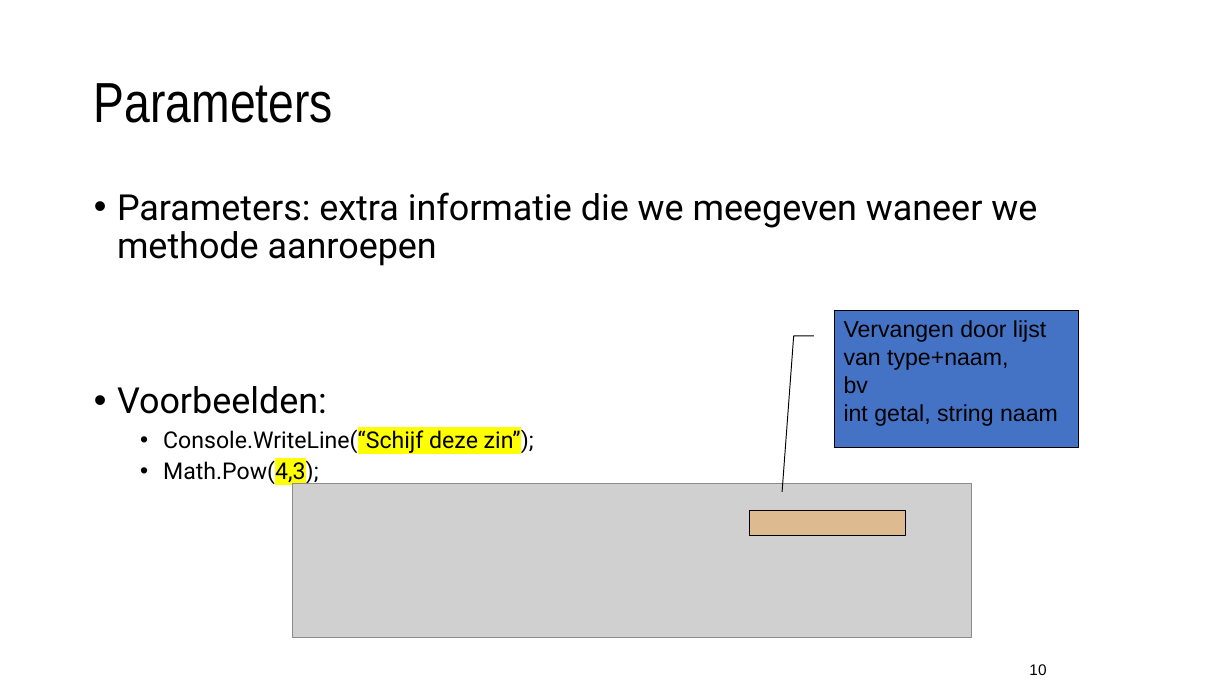
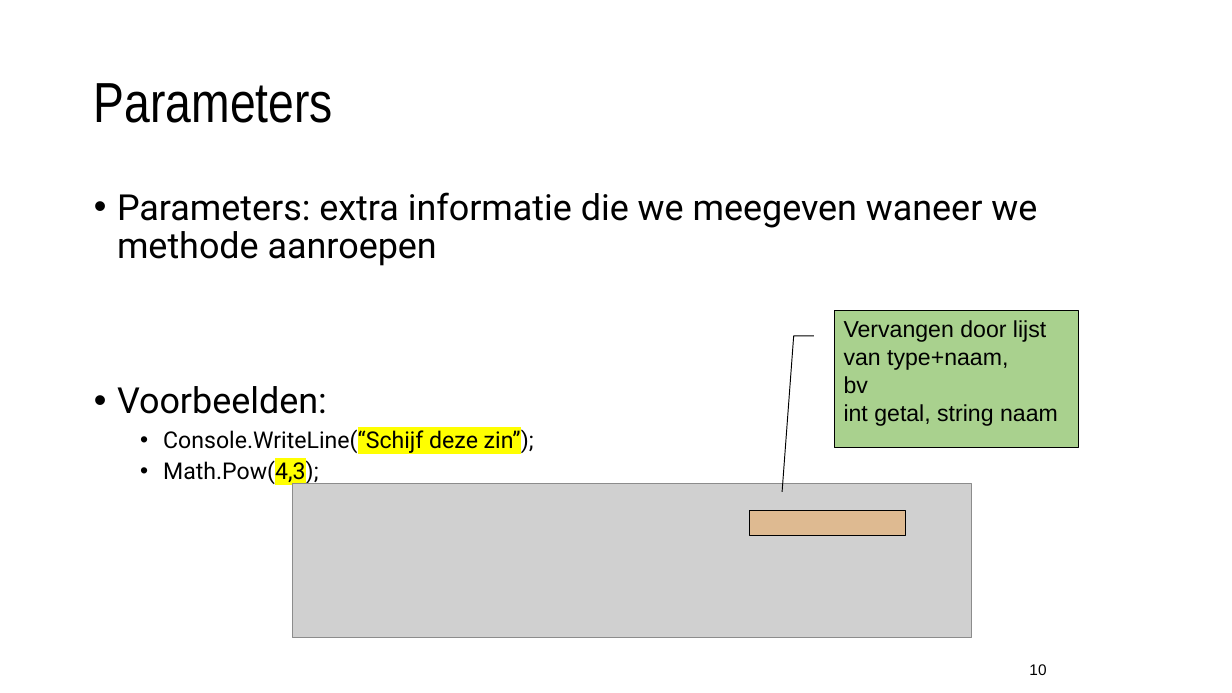
Before and after one commit to timdams/csharpbook, a slide deck: slide 10 of _SLIDES/2020_DEEL1/H7-Methoden/H7-1-methoden.pptx. Drawn at 1232x693 pixels with LibreOffice and Linux fonts; fonts in the diff are those of the drawing; grey boxes stand for pictures; background and template pictures are left out. Boxes give left, top, right and bottom in pixels: in the first picture for what was removed or moved away, otherwise in the second. Text is boxed around its words. In the diff, an @@ line names an element or a change of style, - is before the commit and + after.

```diff
--- a/_SLIDES/2020_DEEL1/H7-Methoden/H7-1-methoden.pptx
+++ b/_SLIDES/2020_DEEL1/H7-Methoden/H7-1-methoden.pptx
@@ border callout "Vervangen door lijst van type+naam, ..." at (835, 311, 1079, 448): fill #4472C4 to #A9D18E @@
```
Also in this commit, not shown: 9 other slides changed, 1 slide added, 1 slide removed, 5 other files.
